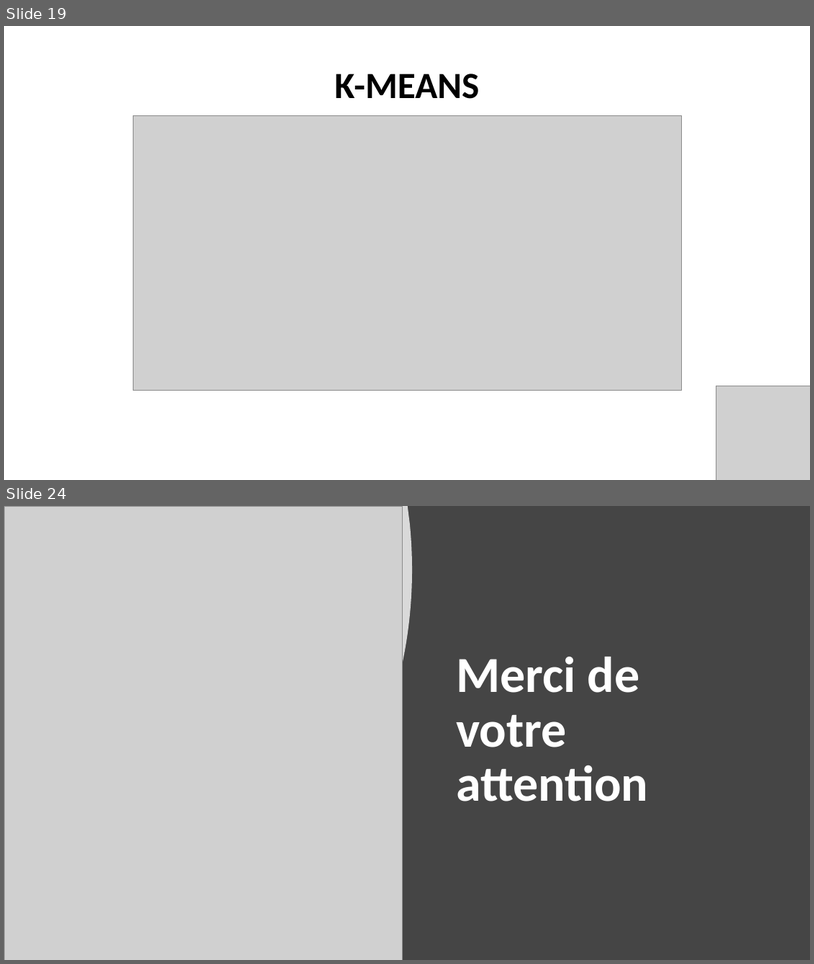
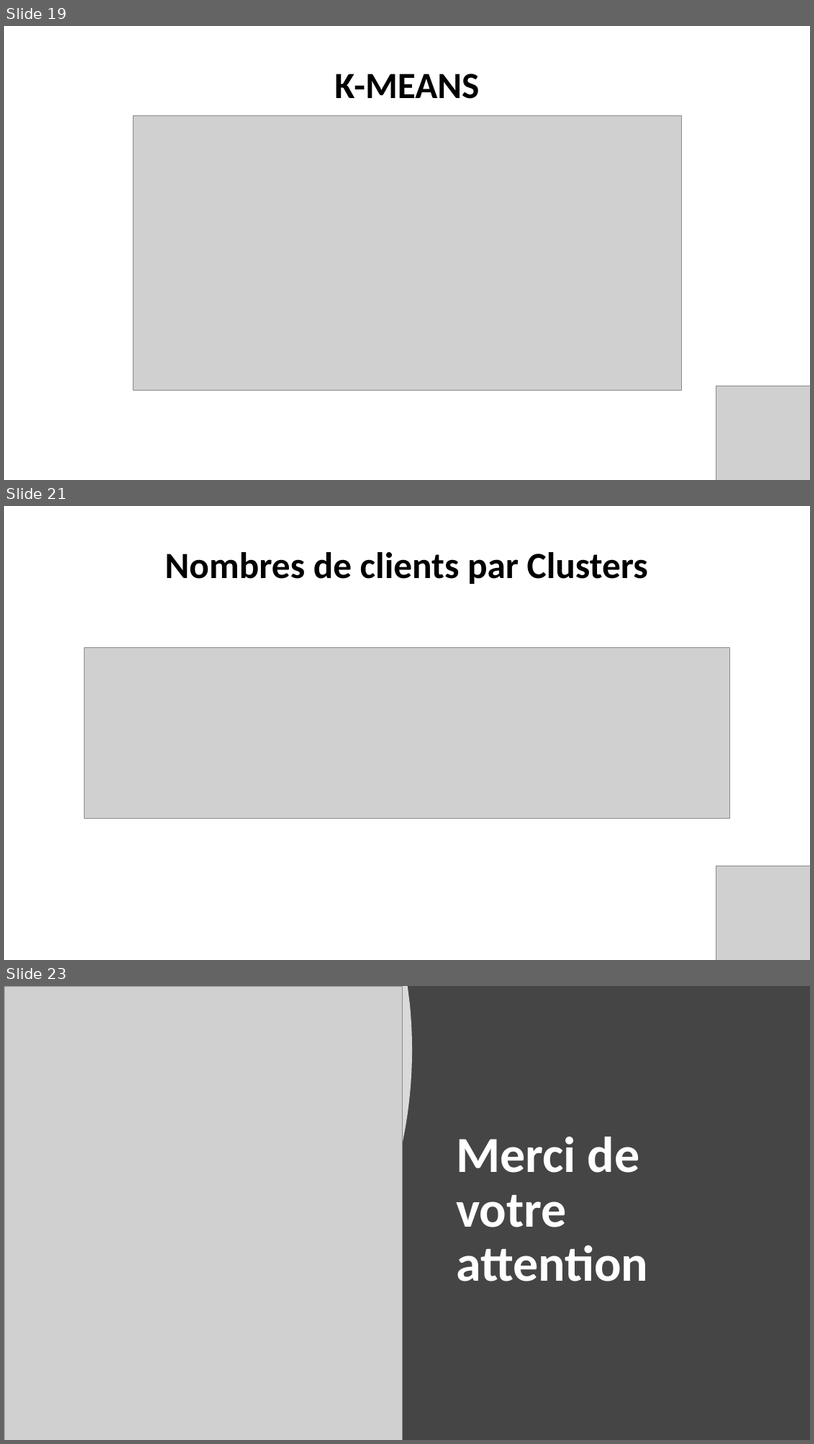
Before and after one commit to Julien-paulet/Ds_projet5, a slide deck: Présentation Projet_5.pptx. Shown one above the other, each under a label of ours: slides 19 and 24 before the commit, slides 19, 21 and 23 after it; the slides between them are not shown. The pictures are 814x964 and 814x1444 pixels, drawn with LibreOffice and Linux fonts; fonts in the diff are those of the drawing; grey boxes stand for pictures. Boxes give left, top, right and bottom in pixels: in the first picture for what was removed or moved away, otherwise in the second. Text is boxed around its words. In the diff, an @@ line names an element or a change of style, - is before the commit and + after.

```diff
--- a/Présentation Projet_5.pptx
+++ b/Présentation Projet_5.pptx
@@ slide 21 added at bbox=[4, 506, 810, 960], background #FFFFFF @@
@@ text added at bbox=[165, 552, 648, 584], 44 pt, text #000000, bold @@
+Nombres de clients par Clusters
@@ picture added at bbox=[85, 647, 730, 818] @@
@@ picture added at bbox=[717, 865, 810, 960] @@
@@ what was slide 24 is now slide 23 @@
```
Also in this commit, not shown: 6 slides changed, 1 other slide added, 3 slides removed, 6 other files.
